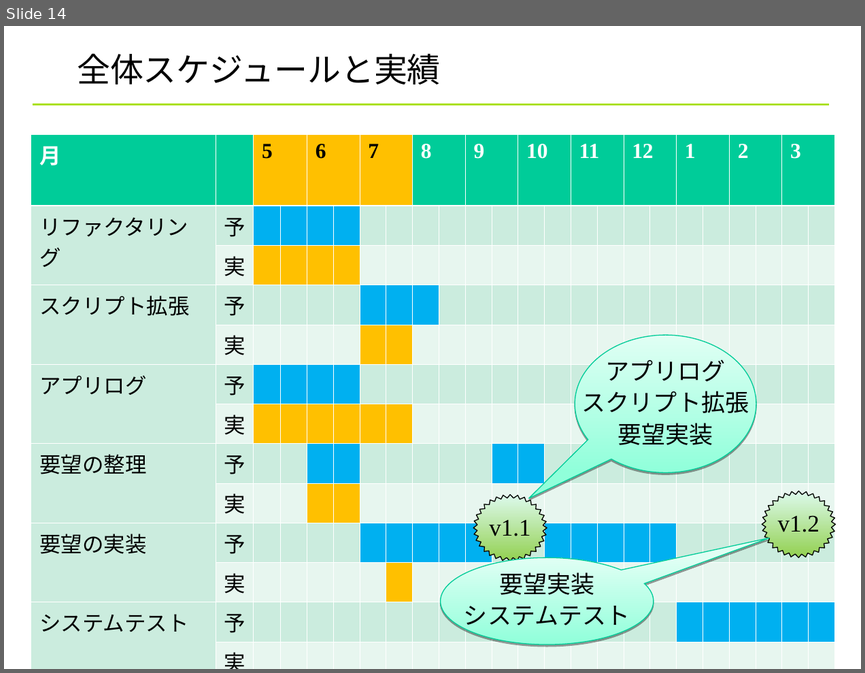
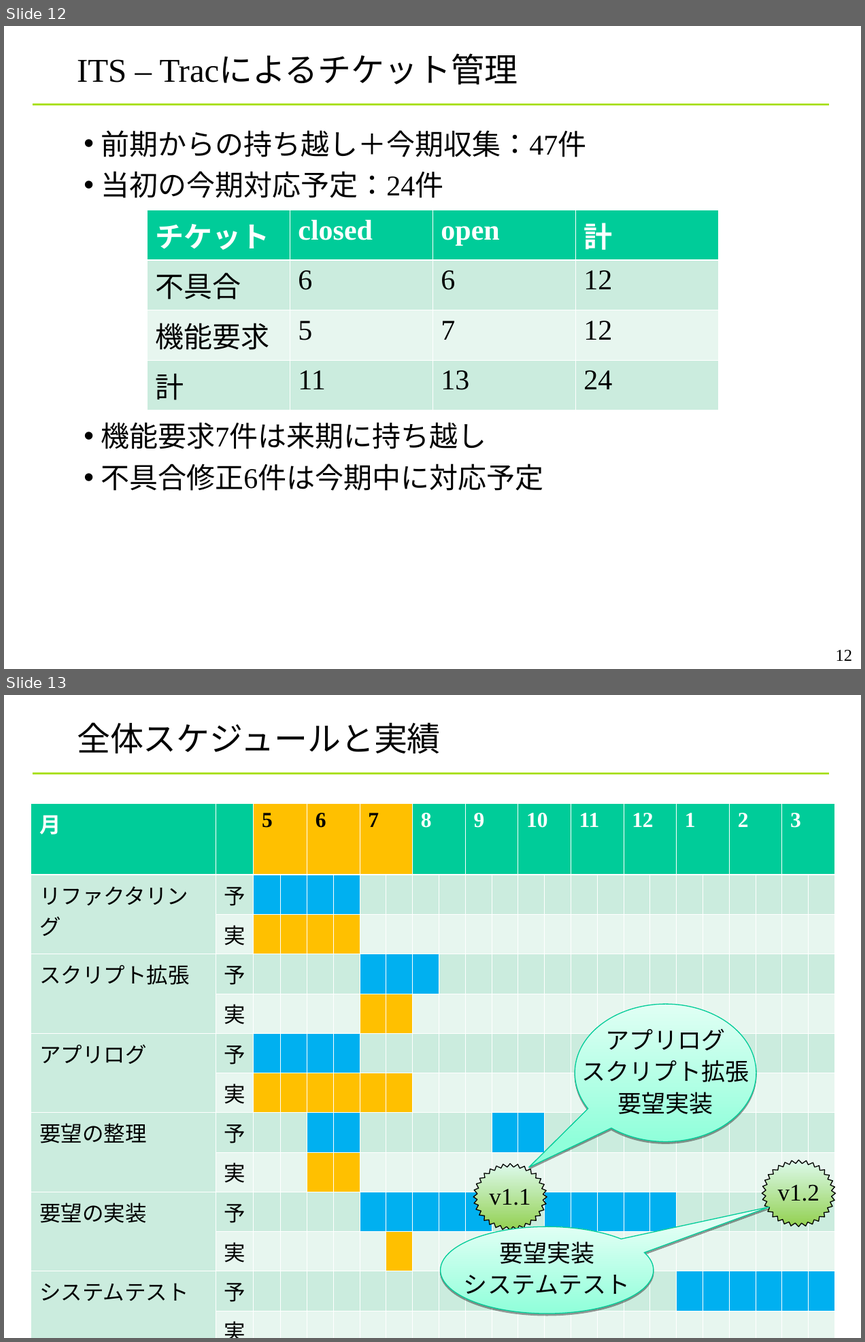
Before and after one commit to YixiaoLi/tlv4mc, a slide deck: doc/phase4/joho_koukankai/ojl-2nd-comm-yanagi.ppt. Shown one above the other, each under a label of ours: slide 14 before the commit, slides 12 and 13 after it. The pictures are 865x673 and 865x1342 pixels, drawn with LibreOffice and Linux fonts; fonts in the diff are those of the drawing; background and template pictures are left out. Boxes give left, top, right and bottom in pixels: in the first picture for what was removed or moved away, otherwise in the second. Text is boxed around its words. In the diff, an @@ line names an element or a change of style, - is before the commit and + after.

```diff
--- a/doc/phase4/joho_koukankai/ojl-2nd-comm-yanagi.ppt
+++ b/doc/phase4/joho_koukankai/ojl-2nd-comm-yanagi.ppt
@@ slide 12 added at box(4, 26, 861, 669), background #FFFFFF; not listed: 1 template element that a slide beside it also shows @@
@@ title added at box(77, 56, 518, 84), 28 pt, text #000000 @@
+ITS – Tracによるチケット管理
@@ text added at box(101, 130, 586, 198), 24 pt, text #000000 @@
+• 前期からの持ち越し＋今期収集：47件
+• 当初の今期対応予定：24件
@@ table added at box(147, 210, 719, 403), 4 rows, 4 columns @@
+チケット | closed | open | 計
+不具合 | 6 | 6 | 12
+機能要求 | 5 | 7 | 12
+計 | 11 | 13 | 24
@@ text added at box(101, 422, 543, 490), 24 pt, text #000000 @@
+• 機能要求7件は来期に持ち越し
+• 不具合修正6件は今期中に対応予定
@@ page number added at box(836, 649, 853, 660), 14 pt, text #000000 @@
+12
@@ what was slide 14 is now slide 13 @@
```
Also in this commit, not shown: 2 slides changed, 1 other slide added, 3 slides removed, 1 other file.
